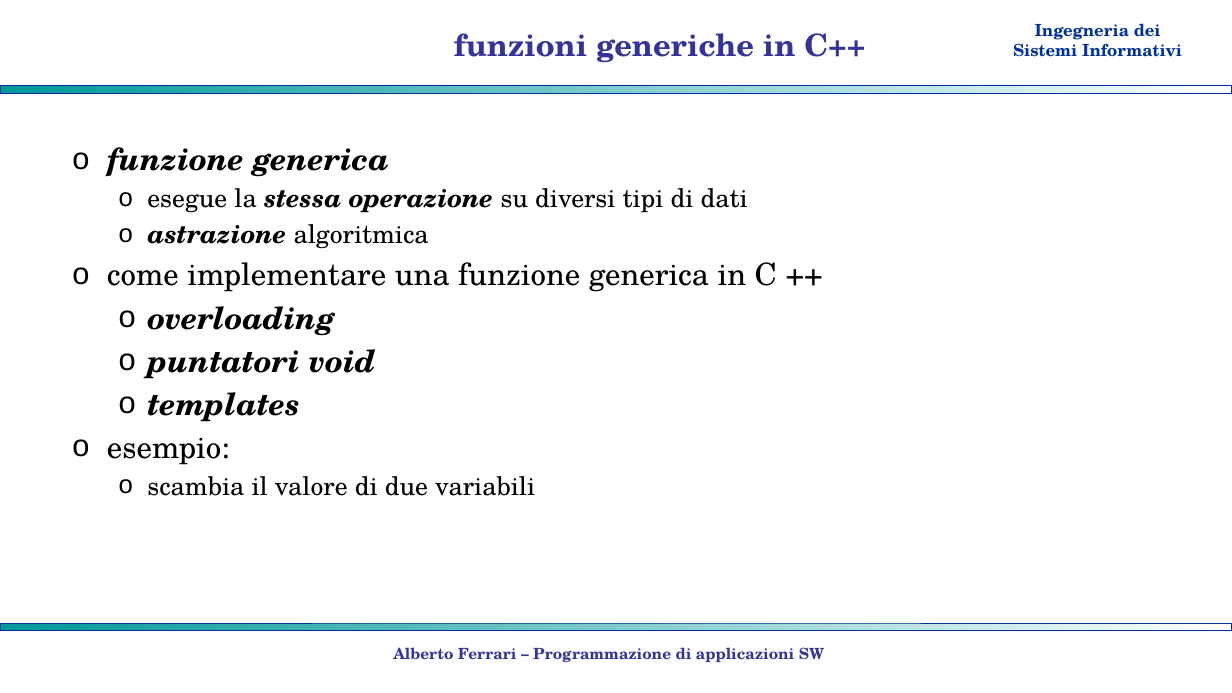
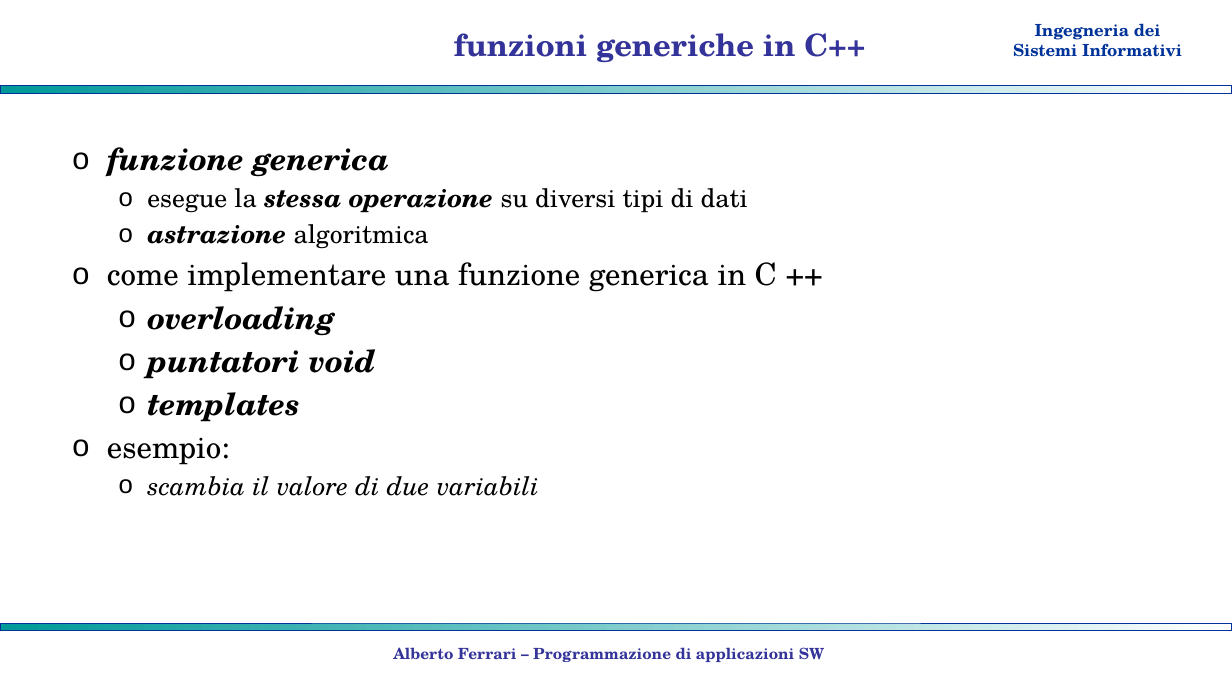
Before and after one commit to albertoferrari/pasw, a slide deck: slide 4 of lezioni/PASW09 - programmazione generica.pptx. Drawn at 1232x693 pixels with LibreOffice and Linux fonts; fonts in the diff are those of the drawing; background and template pictures are left out. Boxes give left, top, right and bottom in pixels: in the first picture for what was removed or moved away, otherwise in the second. Text is boxed around its words. In the diff, an @@ line names an element or a change of style, - is before the commit and + after.

```diff
--- a/lezioni/PASW09 - programmazione generica.pptx
+++ b/lezioni/PASW09 - programmazione generica.pptx
@@ text at bbox=[147, 476, 539, 496]: italic on in "scambia il valore di due variabili" @@
```
Also in this commit, not shown: 1 other slide changed, 3 slides added, 1 other file.
